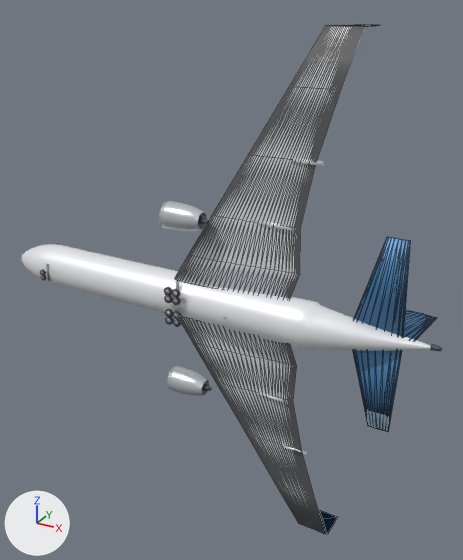
Renders of the glTF model public/models/a330-800.glb from each side of a commit.
Camera for both pictures: a 50 mm camera at (39.1, -61.8, 34.5) aimed at (2.6, 4.5, 1.3). Arrows for +X, +Y and +Z are at lower left; the lights stay in place. The first picture is the older version. Mesh edges are drawn as thin lines on the coarser meshes. Where no turn or scale is listed for an object, it has been applied to the vertices.

Names of what the first picture shows: 'Fin', 'Fuselage', 'HStab_L', 'HStab_R', 'Nacelle_-1_0', 'Nacelle_1_0', 'Wing_L', 'Wing_R' and 16 more.
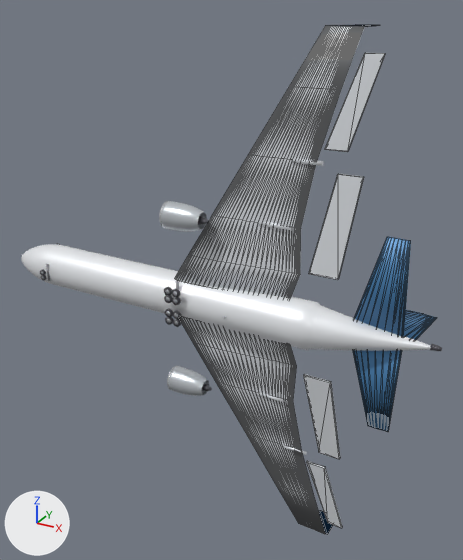
Diff of the bpy script that builds the scene:
```diff
--- a/public/models/a330-800.glb.py
+++ b/public/models/a330-800.glb.py
@@ me_aileron_r @@
+me_aileron_r.from_pydata([(-1.59, -0.3, -4.73), (1.59, 0.61, 4.73), (3.54, 0.61, 4.73), (0.86, -0.3, -4.73), (-1.59, -0.61, -4.73), (1.59, 0.3, 4.73), (3.54, 0.3, 4.73), (0.86, -0.61, -4.73)], [], [(0, 1, 2), (0, 2, 3), (7, 6, 5), (7, 5, 4), (0, 4, 5), (0, 5, 1), (1, 5, 6), (1, 6, 2), (2, 6, 7), (2, 7, 3), (3, 7, 4), (3, 4, 0)])
+me_aileron_r.materials.append(mat_hd_wing)  # white #eaedf2
@@ me_flap_r @@
+me_flap_r.from_pydata([(-1.1, -0.39, -5.62), (1.1, 0.69, 5.62), (3.79, 0.69, 5.62), (2.26, -0.39, -5.62), (-1.1, -0.69, -5.62), (1.1, 0.39, 5.62), (3.79, 0.39, 5.62), (2.26, -0.69, -5.62)], [], [(0, 1, 2), (0, 2, 3), (7, 6, 5), (7, 5, 4), (0, 4, 5), (0, 5, 1), (1, 5, 6), (1, 6, 2), (2, 6, 7), (2, 7, 3), (3, 7, 4), (3, 4, 0)])
+me_flap_r.materials.append(mat_hd_wing)  # white #eaedf2
@@ me_aileron_l @@
+me_aileron_l.from_pydata([(-1.59, -0.3, 4.73), (1.59, 0.61, -4.73), (3.54, 0.61, -4.73), (0.86, -0.3, 4.73), (-1.59, -0.61, 4.73), (1.59, 0.3, -4.73), (3.54, 0.3, -4.73), (0.86, -0.61, 4.73)], [], [(0, 3, 2), (0, 2, 1), (7, 4, 5), (7, 5, 6), (0, 1, 5), (0, 5, 4), (1, 2, 6), (1, 6, 5), (2, 3, 7), (2, 7, 6), (3, 0, 4), (3, 4, 7)])
+me_aileron_l.materials.append(mat_hd_wing)  # white #eaedf2
@@ me_flap_l @@
+me_flap_l.from_pydata([(-1.1, -0.39, 5.62), (1.1, 0.69, -5.62), (3.79, 0.69, -5.62), (2.26, -0.39, 5.62), (-1.1, -0.69, 5.62), (1.1, 0.39, -5.62), (3.79, 0.39, -5.62), (2.26, -0.69, 5.62)], [], [(0, 3, 2), (0, 2, 1), (7, 4, 5), (7, 5, 6), (0, 1, 5), (0, 5, 4), (1, 2, 6), (1, 6, 5), (2, 3, 7), (2, 7, 6), (3, 0, 4), (3, 4, 7)])
+me_flap_l.materials.append(mat_hd_wing)  # white #eaedf2
@@ ob_aileron_r @@
+ob_aileron_r = bpy.data.objects.new('Aileron_R', me_aileron_r)
+ob_aileron_r.location = (17.1, 1.5, 24.9)
@@ ob_flap_r @@
+ob_flap_r = bpy.data.objects.new('Flap_R', me_flap_r)
+ob_flap_r.location = (16.1, 0.3, 12.2)
@@ ob_aileron_l @@
+ob_aileron_l = bpy.data.objects.new('Aileron_L', me_aileron_l)
+ob_aileron_l.location = (17.1, 1.5, -24.9)
@@ ob_flap_l @@
+ob_flap_l = bpy.data.objects.new('Flap_L', me_flap_l)
+ob_flap_l.location = (16.1, 0.3, -12.2)
```

What differs and where, as boxes [x1, y1, x2, y2] in the pictures (463 x 560 px):
'Flap_R', added: after [309, 174, 364, 280]
'Aileron_R', added: after [325, 53, 385, 152]
'Flap_L', added: after [303, 374, 340, 459]
'Aileron_L', added: after [306, 461, 342, 528]
